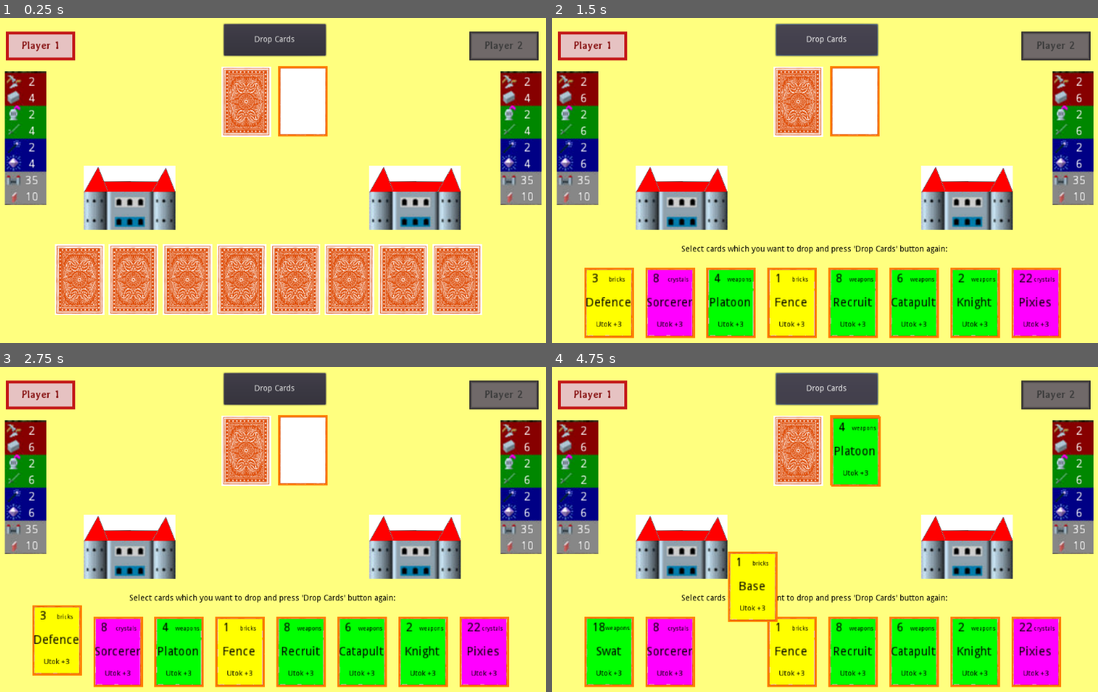
Above: before the commit, frames 1-4 (two rows, left to right).
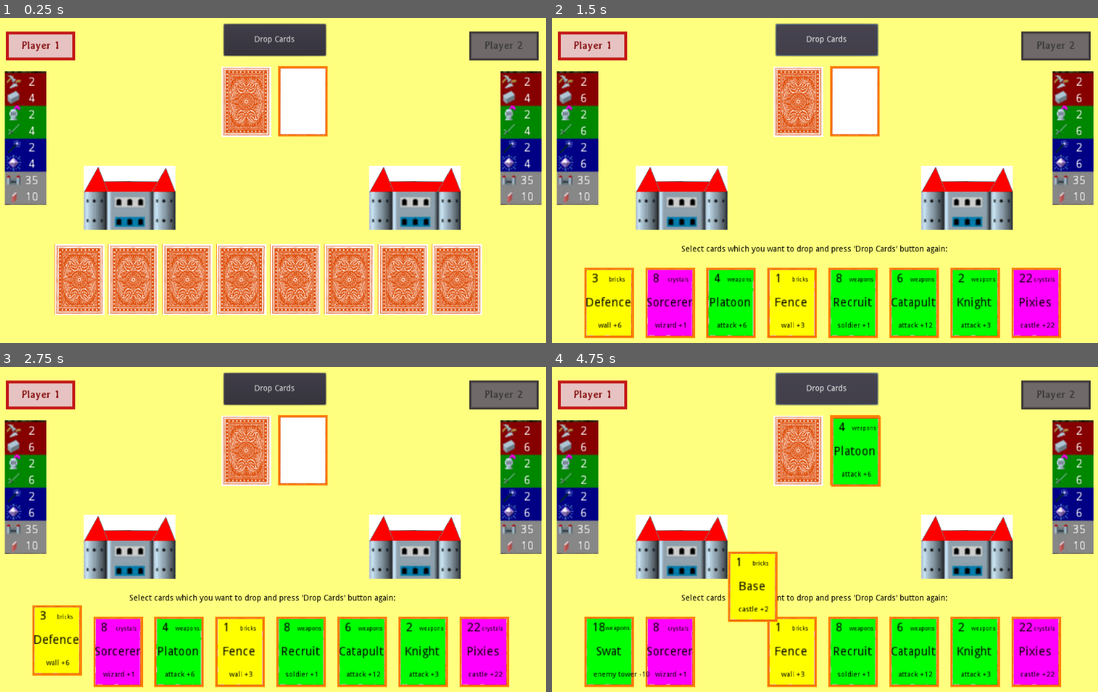
Above: after the commit, the same moments.

Repository: applemangames/CastleWars
Game: Godot game, scene res://Scenes/Game.tscn
Two runs of this game, one before a commit and one after it. Both use one fixed random seed, a clock stepped at 60 frames per second and the inputs below.
Inputs (mouse positions are in pixels of both pictures, inside the frame that each line leads up to):
- Up to frame 1 (0.25 s): no input
- Up to frame 2 (1.5 s): click (612, 300) at 0.52 s; click "Drop Cards" at 1.25 s
- Up to frame 3 (2.75 s): click (54, 653) at 2.02 s
- Up to frame 4 (4.75 s): click "Drop Cards" at 2.75 s; click (732, 653) at 3.52 s; click "Drop Cards" at 4.25 s

The runs differ from the first frame. In frame 1, 0.3% of the frame differs, in the area x 9-80%, y 69-92%; in frame 2, 0.5%; in frame 3, 0.6%; in frame 4, 0.7%, in the area x 7-93%, y 31-96%.

Commit message:
added right description on cards

Diff:
--- a/Scenes/Card.tscn
+++ b/Scenes/Card.tscn
@@ -5,7 +5,6 @@
 [ext_resource path="res://Images/card back orange.png" type="Texture" id=3]
 
 [sub_resource type="Animation" id=1]
-
 resource_name = "SelectCard"
 tracks/0/type = "value"
 tracks/0/path = NodePath(".:position")
@@ -61,13 +60,15 @@
 scale = Vector2( 0.6, 0.6 )
 
 [node name="Action" type="Label" parent="Front/Description/Name/Node2D"]
-margin_left = -152.72
-margin_top = 154.075
-margin_right = -87.7194
-margin_bottom = 174.075
+margin_left = -157.956
+margin_top = 152.862
+margin_right = -92.9558
+margin_bottom = 172.862
 rect_pivot_offset = Vector2( 50.6652, 17.507 )
 custom_colors/font_color = Color( 0, 0, 0, 1 )
 text = "Utok +3"
+align = 1
+valign = 1
 
 [node name="Price" type="Label" parent="Front/Description"]
 margin_left = 8.81735
--- a/Scripts/Card.gd
+++ b/Scripts/Card.gd
@@ -6,6 +6,7 @@
 var type
 var price
 var currency
+var description: String
 var player = 0
 var is_played = false
 var deck_position
--- a/Scripts/Game.gd
+++ b/Scripts/Game.gd
@@ -47,6 +47,8 @@
     #card.position = $"./../CardDeck".rect_position
     card.find_node("Name").text = card.name
     card.find_node("Price").text = str(card.price)
+
+    card.find_node("Action").text = card.description
     return card
 
 
@@ -66,6 +68,7 @@
         card.name = line[1].strip_edges()
         card.type = line[2].strip_edges()
         card.price = int(line[3].strip_edges())
+        card.description = line[4].split(',').join("\n").strip_edges()
         card.is_human_card = for_human
         card_deck.append(create_card(card))
     file.close()
Not shown, changed: Configs/cards.txt
Not shown: 1 places in Scenes/Card.tscn that only renumber resources
